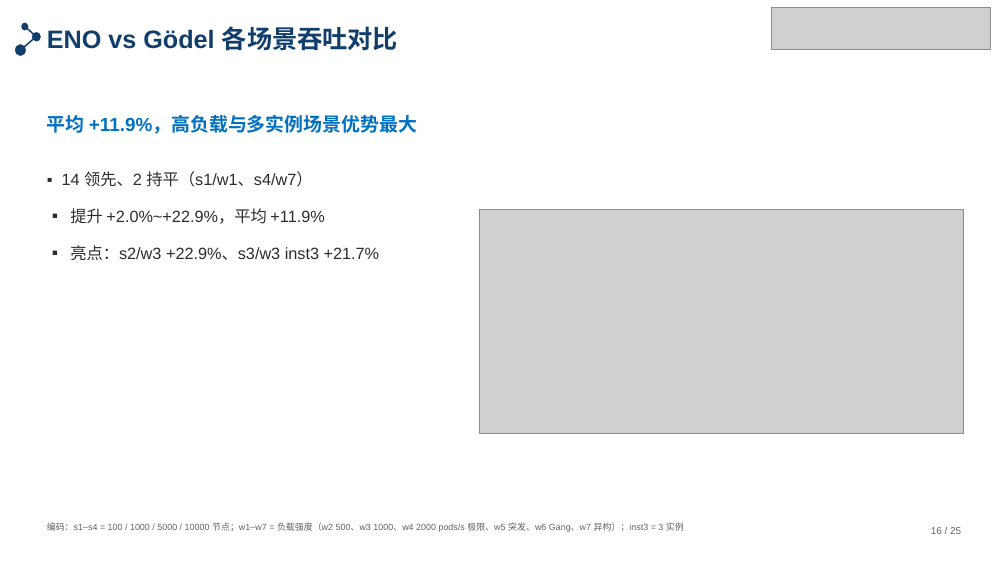
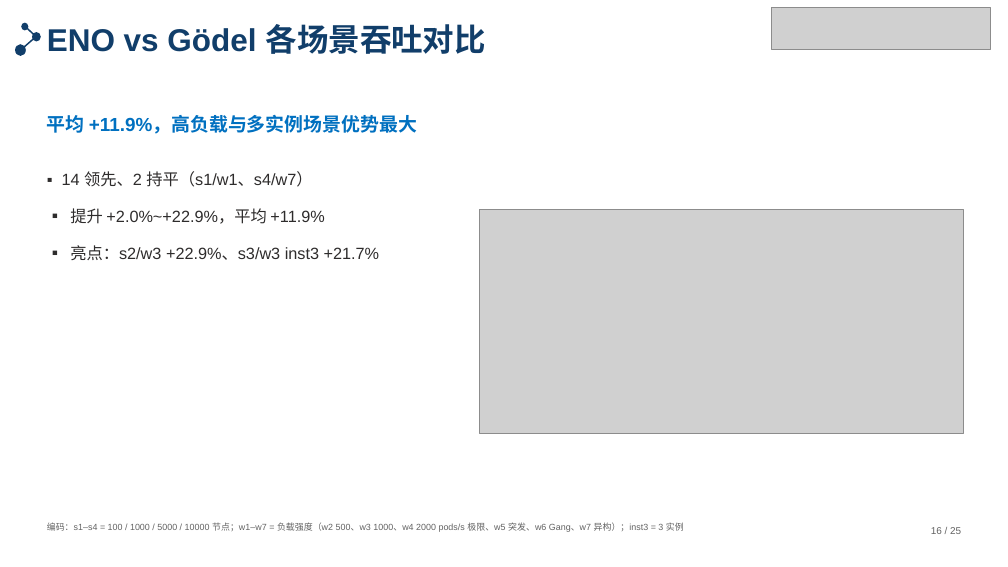
Before and after one commit to tengfei86/godel-scheduler, a slide deck: slide 16 of docs/thesis/defense/答辩PPT-北航模板版.pptx. Drawn at 1008x567 pixels with LibreOffice and Linux fonts; fonts in the diff are those of the drawing; grey boxes stand for pictures. Boxes give left, top, right and bottom in pixels: in the first picture for what was removed or moved away, otherwise in the second. Text is boxed around its words. In the diff, an @@ line names an element or a change of style, - is before the commit and + after.

```diff
--- a/docs/thesis/defense/答辩PPT-北航模板版.pptx
+++ b/docs/thesis/defense/答辩PPT-北航模板版.pptx
@@ text "ENO vs Gödel 各场景吞吐对比" at box(47, 24, 486, 54): size 24 to 30 pt @@
```
Also in this commit, not shown: 3 other slides changed, 3 other files.
